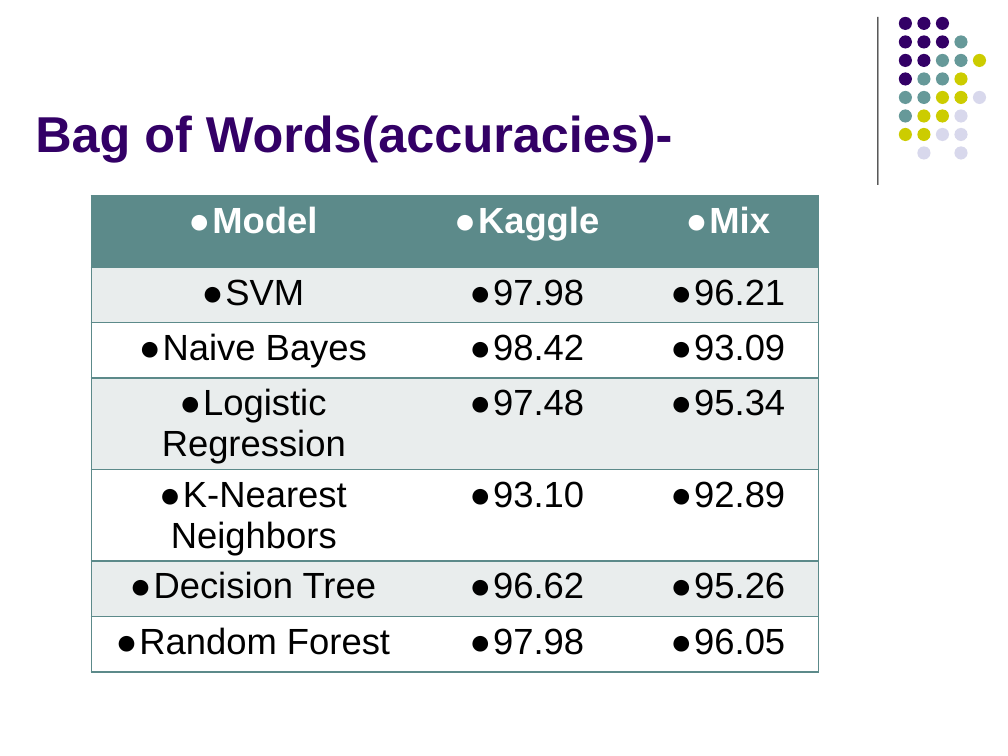
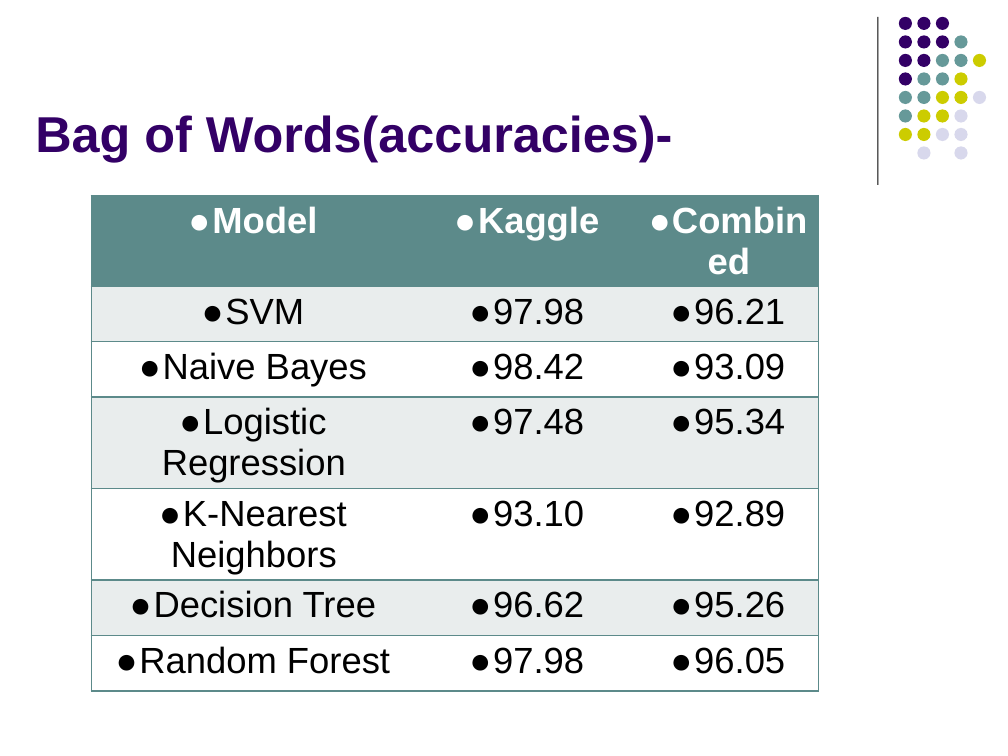
Before and after one commit to manohar9600/Multilingual-SMS-spam-detection-using-RNN, a slide deck: slide 14 of Resources/SPAMNEW PPT.pptx (slide 13 before the commit). Drawn at 1008x756 pixels with LibreOffice and Linux fonts; fonts in the diff are those of the drawing. Boxes give left, top, right and bottom in pixels: in the first picture for what was removed or moved away, otherwise in the second. Text is boxed around its words. In the diff, an @@ line names an element or a change of style, - is before the commit and + after.

```diff
--- a/Resources/SPAMNEW PPT.pptx
+++ b/Resources/SPAMNEW PPT.pptx
@@ table at <box>92,196,818,678</box> @@
-row 1, column 3: Mix
+row 1, column 3: Combined
```
Also in this commit, not shown: 19 other slides changed, 13 slides added, 15 slides removed, 10 other files.
